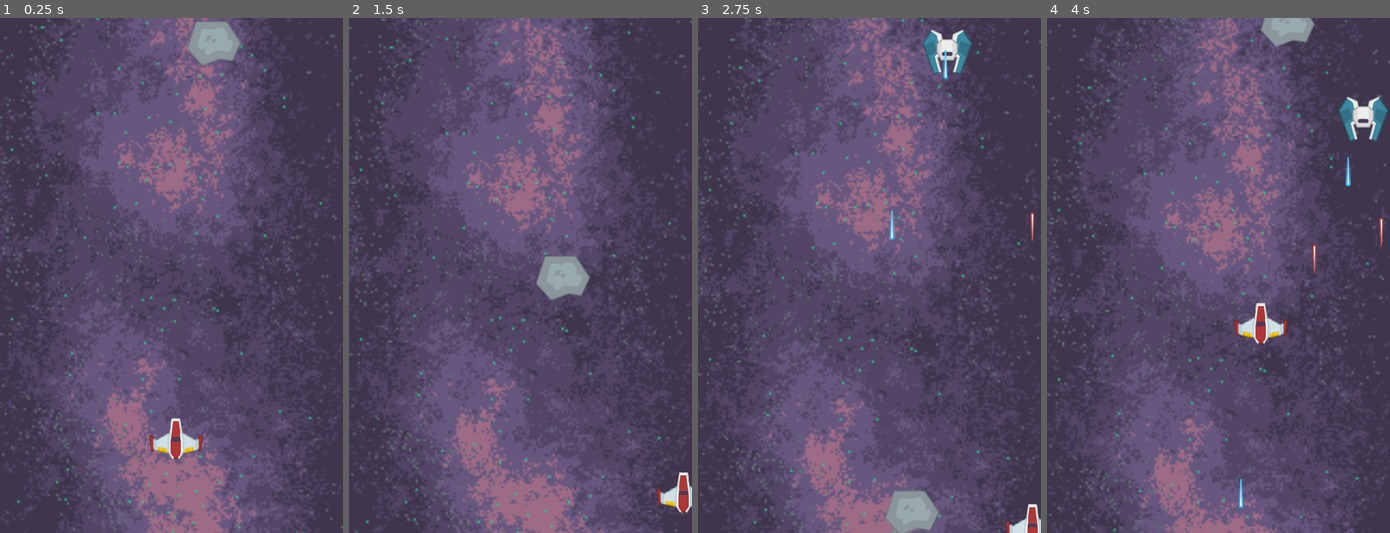
Above: before the commit, frames 1-4 (left to right).
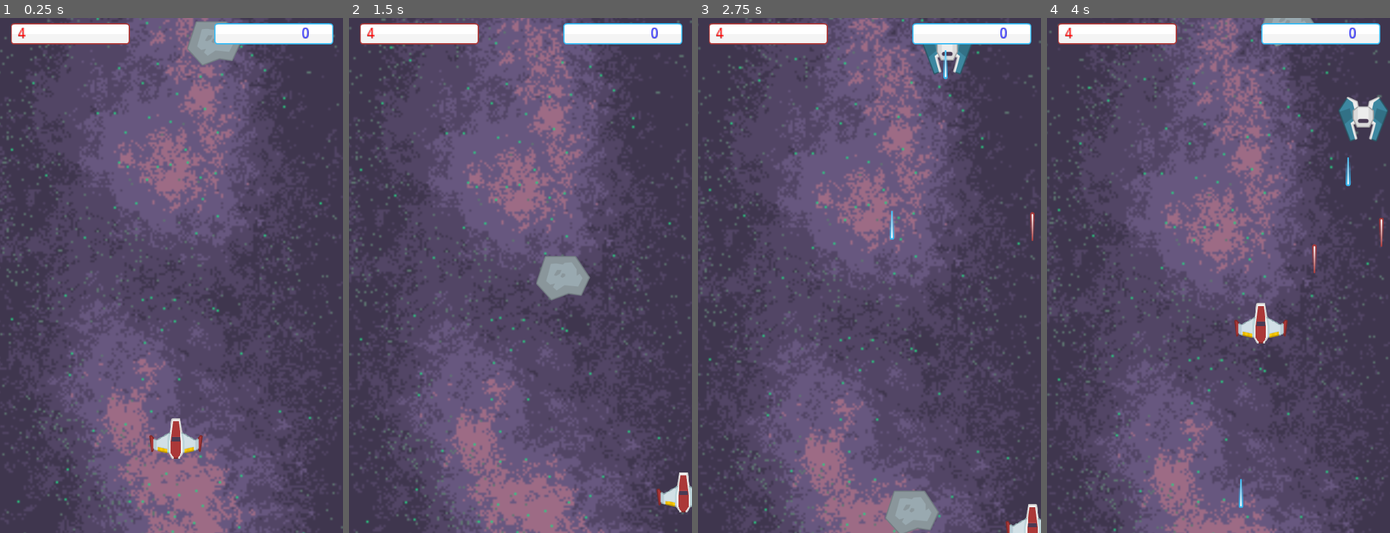
Above: after the commit, the same moments.

Repository: yang-official/super-secret-star-project
Game: Godot game, scene res://levels/demo_level.tscn
Same seed, same stepped clock (60 frames per second), same inputs: the game is played once before the commit and once after it. The project has no main scene, so this scene is started directly.
Inputs (mouse positions are in pixels of both pictures, inside the frame that each line leads up to):
- Up to frame 1 (0.25 s): no input
- Up to frame 2 (1.5 s): move the mouse to (595, 249) at 0.52 s; hold Right (ui_right) 0.53-1.28 s; tap Space at 0.77 s; move the mouse to (451, 301) at 1.27 s; hold Down (ui_down) from 1.28 s (still down)
- Up to frame 3 (2.75 s): tap Space at 1.52 s; move the mouse to (903, 162) at 2.02 s; release Down (ui_down) at 2.03 s; hold Right (ui_right) from 2.03 s (still down)
- Up to frame 4 (4 s): move the mouse to (1201, 378) at 2.77 s; release Right (ui_right) at 2.78 s; hold Up (ui_up) 2.78-3.53 s; tap Space at 3.02, 3.77 s; move the mouse to (1321, 352) at 3.52 s; hold Left (ui_left) from 3.53 s (still down)

The runs differ from the first frame. In frame 1, 2.9% of the frame differs, in the area x 3-98%, y 1-6%; in frame 2, 2.9%; in frame 3, 2.8%; in frame 4, 2.9%.

Commit message:
initialized hud

Diff:
--- a/entities/player/Player.gd
+++ b/entities/player/Player.gd
@@ -8,6 +8,8 @@
 const laser_one = preload("res://entities/gun/laser_one.tscn")
 const explosion = preload("res://entities/effects/explosion.tscn")
 var can_shoot = true
+
+signal hp_change
 
 func _ready():
 	set_process(true)
@@ -47,6 +49,7 @@
 # Health
 func set_HP(new_value):
 	HP = new_value
+	emit_signal("hp_change", HP)
 	if HP <= 0:
 		create_explosion()
 		queue_free()
--- a/levels/demo_level.tscn
+++ b/levels/demo_level.tscn
@@ -1,9 +1,11 @@
-[gd_scene load_steps=5 format=2]
+[gd_scene load_steps=7 format=2]
 
 [ext_resource path="res://assets/sprites/levels/background.png" type="Texture" id=1]
 [ext_resource path="res://levels/background.gd" type="Script" id=2]
 [ext_resource path="res://entities/player/Player.tscn" type="PackedScene" id=3]
 [ext_resource path="res://levels/spawn_enemies.tscn" type="PackedScene" id=4]
+[ext_resource path="res://assets/sprites/hud/buttonRed.png" type="Texture" id=5]
+[ext_resource path="res://assets/sprites/hud/buttonBlue.png" type="Texture" id=6]
 
 [node name="demo_level" type="Node2D"]
 
@@ -17,3 +19,41 @@
 [node name="Player" parent="." instance=ExtResource( 3 )]
 
 [node name="spawn_enemies" parent="." instance=ExtResource( 4 )]
+
+[node name="HUD" type="CanvasLayer" parent="."]
+
+[node name="tex_health" type="TextureRect" parent="HUD"]
+margin_left = 20.0
+margin_top = 10.0
+margin_right = 242.0
+margin_bottom = 50.0
+texture = ExtResource( 5 )
+
+[node name="health" type="Label" parent="HUD"]
+margin_left = 20.0
+margin_top = 10.0
+margin_right = 40.0
+margin_bottom = 30.0
+rect_scale = Vector2( 2, 2 )
+custom_colors/font_color = Color( 1, 0, 0, 1 )
+text = "4"
+align = 1
+valign = 1
+
+[node name="tex_score" type="TextureRect" parent="HUD"]
+margin_left = 400.0
+margin_top = 10.0
+margin_right = 622.0
+margin_bottom = 50.0
+texture = ExtResource( 6 )
+
+[node name="score" type="Label" parent="HUD"]
+margin_left = 550.0
+margin_top = 10.0
+margin_right = 570.0
+margin_bottom = 30.0
+rect_scale = Vector2( 2, 2 )
+custom_colors/font_color = Color( 0, 0, 1, 1 )
+text = "0"
+align = 1
+valign = 1
Binary file added: assets/sprites/hud/buttonBlue.png
Not shown, added: assets/sprites/hud/buttonBlue.png.import
Binary file added: assets/sprites/hud/buttonRed.png
Not shown, added: assets/sprites/hud/buttonRed.png.import
Not shown, changed: README.md
